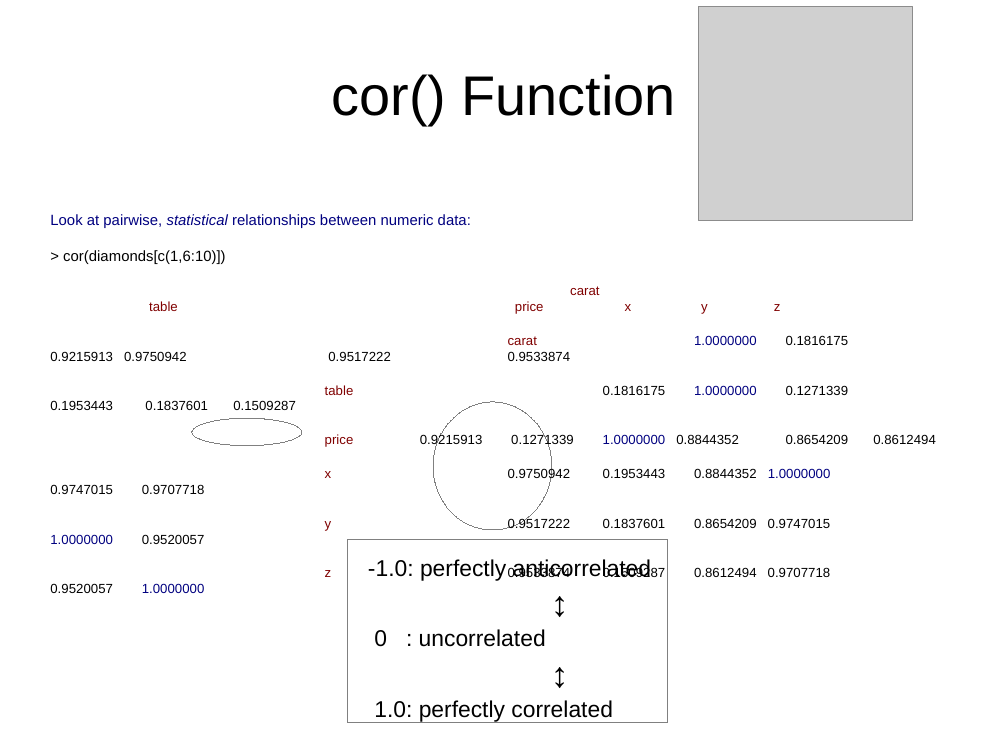
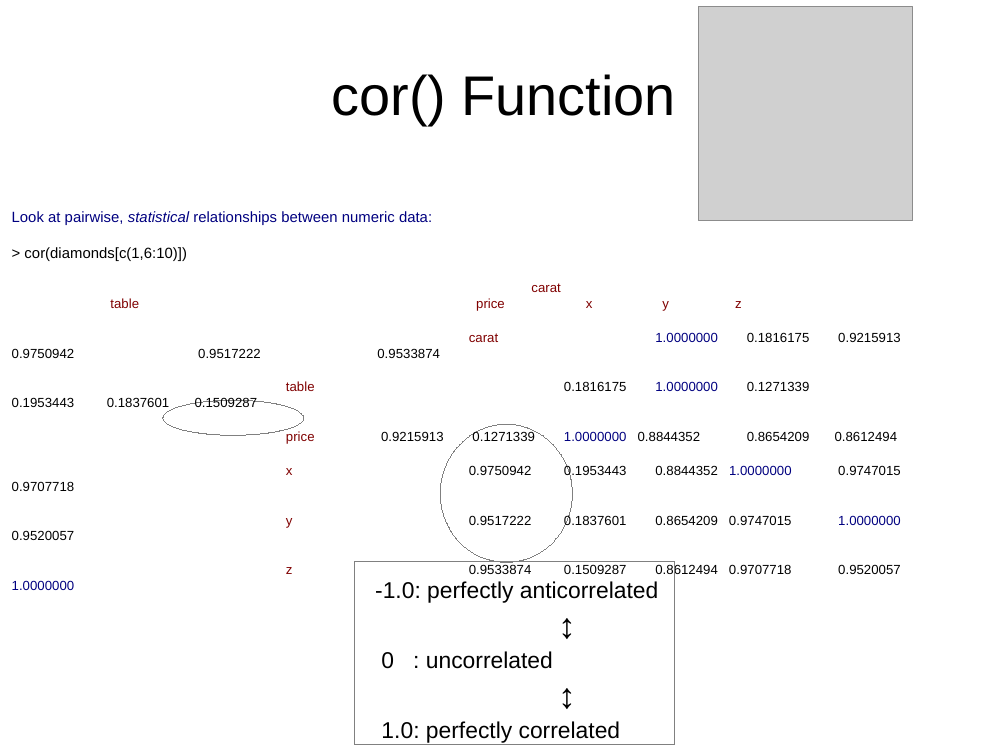
Before and after one commit to ubccr/hsws, a slide deck: slide 98 of slides/R-intro-slideset.odp (slide 97 before the commit). Drawn at 1008x756 pixels with LibreOffice and Linux fonts; fonts in the diff are those of the drawing; grey boxes stand for pictures. Boxes give left, top, right and bottom in pixels: in the first picture for what was removed or moved away, otherwise in the second. Text is boxed around its words. In the diff, an @@ line names an element or a change of style, - is before the commit and + after.

```diff
--- a/slides/R-intro-slideset.odp
+++ b/slides/R-intro-slideset.odp
@@ text "Look at pairwise, statistical relationships ..." rewrapped from (50, 214, 849, 593) to (12, 211, 901, 590) @@
@@ ellipse: place and size @@
-ellipse at (192, 418, 302, 445)
+ellipse at (163, 401, 304, 435)
@@ ellipse: place and size @@
-ellipse at (434, 402, 552, 531)
+ellipse at (440, 424, 573, 563)
@@ rectangle: place and size @@
-rectangle at (348, 540, 668, 723)
+rectangle at (355, 562, 675, 745)
@@ text "-1.0: perfectly anticorrelated": place and size @@
-text "-1.0: perfectly anticorrelated" at (368, 559, 651, 722)
+text "-1.0: perfectly anticorrelated" at (375, 581, 658, 743)
```
Also in this commit, not shown: 10 other slides changed, 3 slides added, 10 other files.
